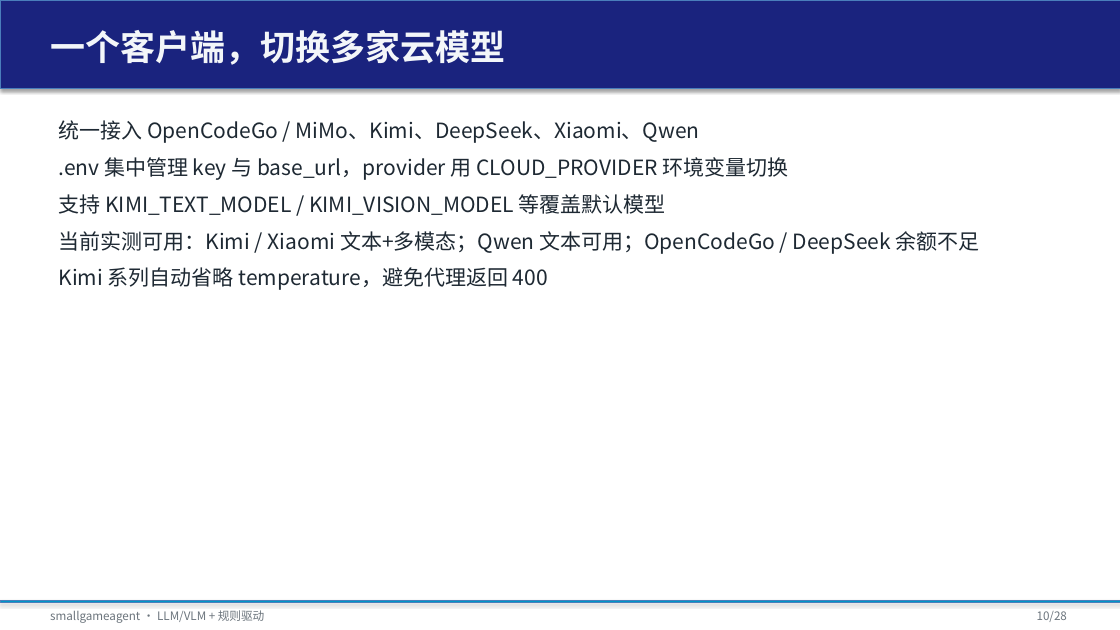
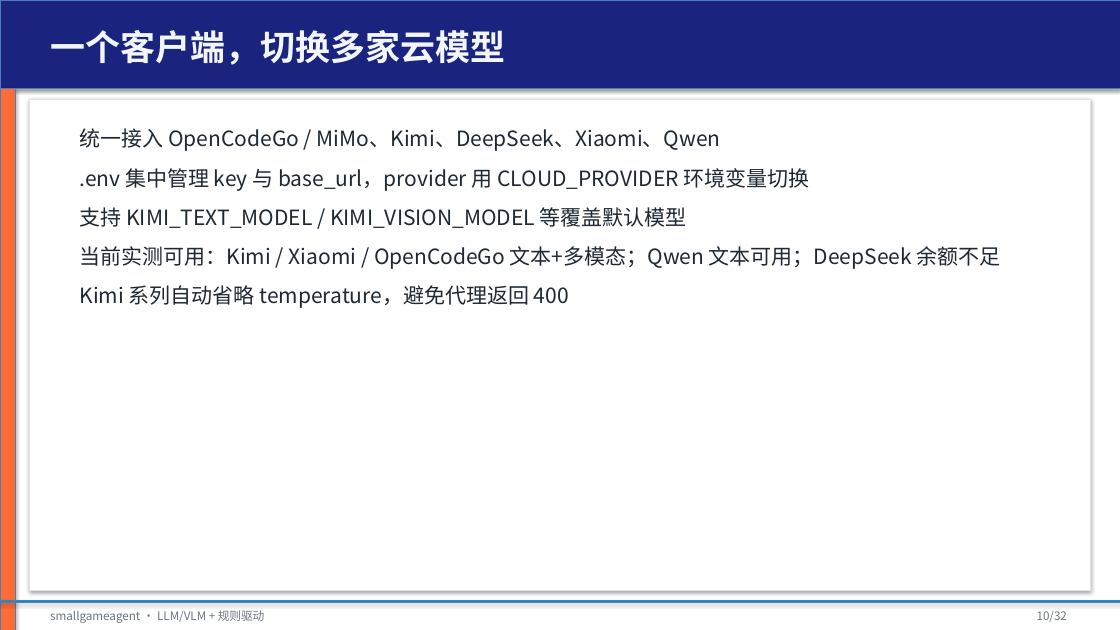
Before and after one commit to tzhazuma/smallgameagent, a slide deck: slide 10 of reports/smallgameagent_report.pptx. Drawn at 1120x630 pixels with LibreOffice and Linux fonts; fonts in the diff are those of the drawing. Boxes give left, top, right and bottom in pixels: in the first picture for what was removed or moved away, otherwise in the second. Text is boxed around its words. In the diff, an @@ line names an element or a change of style, - is before the commit and + after.

Commit message:
feat: beautify PPT, add rule-update trigger design, update cloud provider status with opencodego

```diff
--- a/reports/smallgameagent_report.pptx
+++ b/reports/smallgameagent_report.pptx
@@ rectangle added at box(0, 88, 15, 630), fill #FF6B35, outline #4B7EBC 0.75 pt @@
@@ rectangle added at box(29, 99, 1091, 591), fill #FFFFFF, outline #E1E5E9 1 pt @@
@@ text "统一接入 OpenCodeGo / MiMo、Kimi、DeepSeek、Xiaomi、Qwen": place and size @@
-text "统一接入 OpenCodeGo / MiMo、Kimi、DeepSeek、Xiaomi、Qwen" at box(59, 120, 980, 290)
+text "统一接入 OpenCodeGo / MiMo、Kimi、DeepSeek、Xiaomi、Qwen" at box(80, 128, 1001, 308)
@@ text at box(80, 128, 809, 308): more space between paragraphs @@
@@ text at box(80, 246, 1001, 269): text changed @@
-当前实测可用：Kimi / Xiaomi 文本+多模态；Qwen 文本可用；OpenCodeGo / DeepSeek 余额不足
+当前实测可用：Kimi / Xiaomi / OpenCodeGo 文本+多模态；Qwen 文本可用；DeepSeek 余额不足
@@ text at box(1037, 611, 1067, 622): text changed @@
-10/28
+10/32
```
Also in this commit, not shown: 26 other slides changed, 5 slides added, 1 slide removed, 8 other files.
